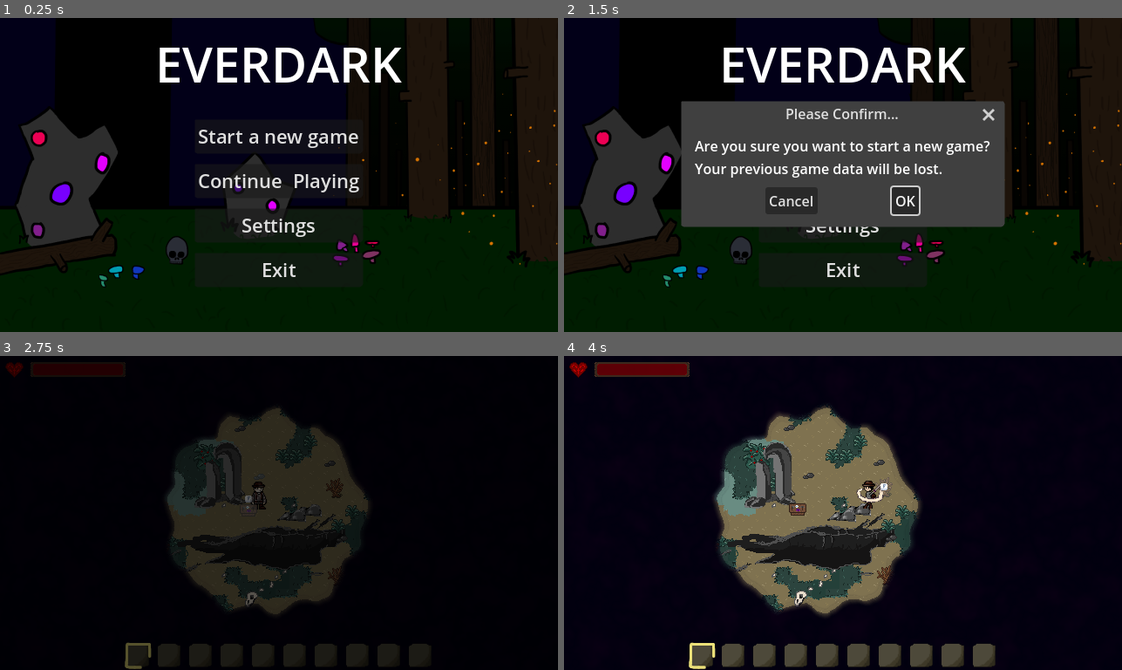
Above: before the commit, frames 1-4 (two rows, left to right).
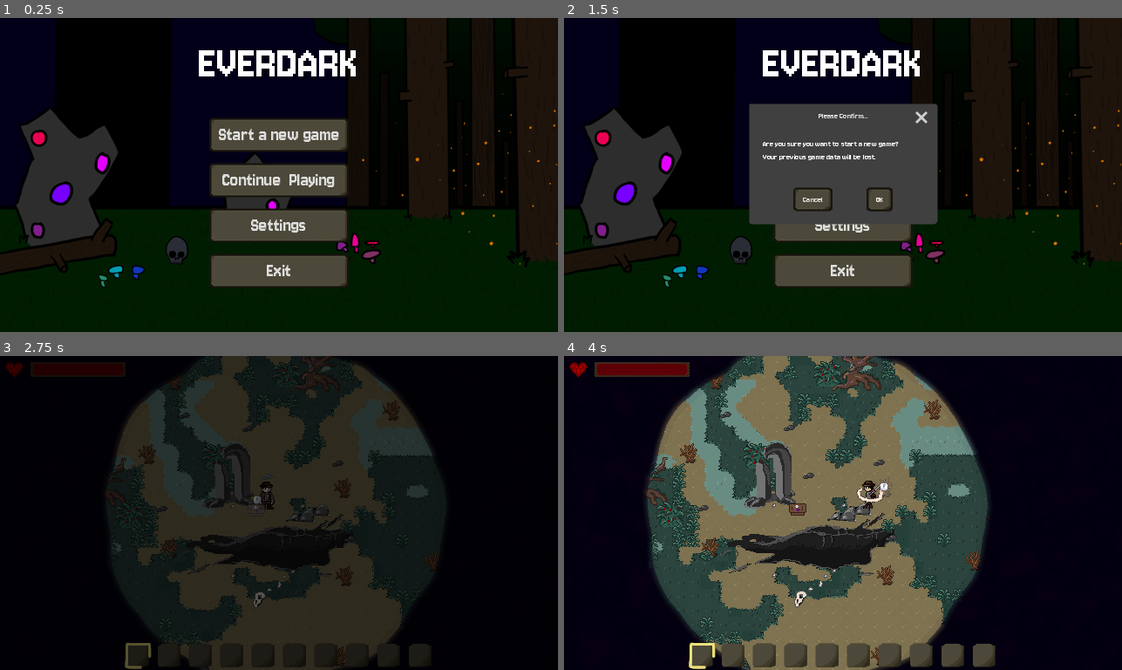
Above: after the commit, the same moments.

Repository: TimoRoggel/EverDark
Game: Godot game, scene res://UI/Main menu/main_menu.tscn
The game is run twice, just before and just after one commit, with the same random seed, the same clock (stepped at 60 frames per second) and the same inputs. The engine's default icon, where the game draws it, is replaced by a stand-in: a white triangle on a blue panel in a dark square. Sound files missing from this copy of the repository are replaced by a short silence.
Inputs (mouse positions are in pixels of both pictures, inside the frame that each line leads up to):
- Up to frame 1 (0.25 s): no input
- Up to frame 2 (1.5 s): click "Start a new game" at 0.5 s; click "Start a new game" at 1.25 s
- Up to frame 3 (2.75 s): click "OK" at 2 s
- Up to frame 4 (4 s): tap Enter at 2.75 s; move the mouse to (965, 497) at 2.77 s; hold D (right) 2.78-3.5 s; tap R (eat) at 2.85 s; click (965, 497) at 2.92 s; drag from (731, 528) to (658, 569) at 3.52 s

The runs differ from the first frame. In frame 1, 12% of the frame differs, in the area x 28-73%, y 9-86%; in frame 2, 19%; in frame 3, 29%; in frame 4, 32%, in the area x 14-77%, y 0-100%.

Commit message:
custom theme & multiple lumin sizes

Diff:
--- a/data/items.csv
+++ b/data/items.csv
@@ -1,30 +1,30 @@
 "id","name","icon","stack_size","glows","weapon_id","absorbtion"
-"0","Lumin","uid://dohxaqpdlgg4q","4","TRUE","-1","0"
-"1","VOID Core","uid://cqjwqvliyrbnj","4","FALSE","-1","0"
-"2","Potion","uid://dqeli233y0xto","4","FALSE","-1","5"
+"0","Lumin","uid://dohxaqpdlgg4q","99","TRUE","-1","0"
+"1","VOID Core","uid://cqjwqvliyrbnj","99","FALSE","-1","0"
+"2","Potion","uid://dqeli233y0xto","99","FALSE","-1","5"
 "3","Crafting Table","uid://c3jgcwc5lwenq","1","FALSE","-1","0"
 "4","Chest","uid://dh0rj8oyd78hu","4","FALSE","-1","0"
-"5","Wood","uid://bsrq010lr57bc","48","FALSE","-1","0"
-"6","Stone","uid://dwxyfmkp726u7","48","FALSE","-1","0"
+"5","Wood","uid://bsrq010lr57bc","99","FALSE","-1","0"
+"6","Stone","uid://dwxyfmkp726u7","99","FALSE","-1","0"
 "7","Wooden Sword","uid://dx4q2nkf6x57p","1","FALSE","2","0"
 "8","Stone Sword","uid://ddx07mui5yjk0","1","FALSE","3","0"
 "9","Core Sword","uid://dj2kfnwydwrdq","1","FALSE","4","0"
 "10","Lumin Sword","uid://bwbxdnq4ll3l0","1","FALSE","5","0"
 "11","Berry Sword","uid://b7io5eh47ac2n","1","FALSE","6","0"
-"12","Berry","uid://b3qffcbptf7xa","48","FALSE","-1","1.5"
+"12","Berry","uid://b3qffcbptf7xa","99","FALSE","-1","1.5"
 "13","Wooden Pickaxe","uid://7dl1c07hyal5","1","FALSE","7","0"
 "14","Stone Pickaxe","uid://db1iaxx6dkxjv","1","FALSE","8","0"
 "15","Berry Pickaxe","uid://bo0257oboexkm","1","FALSE","9","0"
 "16","Core Pickaxe","uid://dxir3dw6evcew","1","FALSE","10","0"
 "17","Lumin Pickaxe","uid://c6m8blirltyx1","1","FALSE","11","0"
-"18","Stick","uid://c48opgvn3qtrd","48","FALSE","-1","0"
-"19","Metal","uid://cune55cihqvqf","48","FALSE","-1","0"
+"18","Stick","uid://c48opgvn3qtrd","99","FALSE","-1","0"
+"19","Metal","uid://cune55cihqvqf","99","FALSE","-1","0"
 "20","Wooden Axe","uid://c4khjnwlwgifd","1","FALSE","13","0"
-"21","Mushroom","uid://dfvs0wpuc8hfo","48","FALSE","-1","-0.5"
-"22","Cooked Mushroom","uid://nqobfr2xlpyp","48","FALSE","-1","3.5"
-"23","Cooked Berry","uid://dmsilqo4y6ub7","48","FALSE","-1","2.5"
-"24","Lantern","uid://c1rrqy3tv0j7k","48","TRUE","-1","0"
-"25","Torch","uid://ch07vuwi57jgj","48","TRUE","-1","0"
+"21","Mushroom","uid://dfvs0wpuc8hfo","99","FALSE","-1","-0.5"
+"22","Cooked Mushroom","uid://nqobfr2xlpyp","99","FALSE","-1","3.5"
+"23","Cooked Berry","uid://dmsilqo4y6ub7","99","FALSE","-1","2.5"
+"24","Lantern","uid://c1rrqy3tv0j7k","99","TRUE","-1","0"
+"25","Torch","uid://ch07vuwi57jgj","99","TRUE","-1","0"
 "26","Campfire","uid://br20pb2w1oq8m","1","FALSE","-1","0"
 "27","Stone Axe","uid://dbdy0x5ndbpfn","1","FALSE","14","0"
 "28","Core Axe","uid://c2gkjomum4uny","1","FALSE","15","0"
--- a/data/recipes.csv
+++ b/data/recipes.csv
@@ -1,23 +1,23 @@
-"id","name","rewards","costs","category"
-"0","wooden core","[1]","[5;5;5;5]","misc"
-"1","lumin","[0]","[]","misc"
-"2","potion","[2]","[12;12;22]","misc"
-"3","crafting table","[3]","[5;5;5;5;5;6;6;6;6;6]","buildings"
-"4","chest","[4]","[5;5;5;5;5;5;5;5;5;5;19;19]","buildings"
-"5","Wooden Sword","[7]","[18;18;18;18;18]","weapons"
-"6","Stone Sword","[8]","[7;5;5;5;6;6;6;6;6]","weapons"
-"7","Core Sword","[9]","[8;1;1;1;1;1;19;19;19;19;19;5;5;5]","weapons"
-"8","Lumin Sword","[10]","[9;0;0;0;0;0;0;0;1;1;1;19;19;19;19;19]","weapons"
-"9","Berry Sword","[11]","[8;12;12;12;12;12;12;12;12;12;12]","weapons"
-"10","Wooden Pickaxe","[13]","[18;18;18;18;18]","tools"
-"11","Stone Pickaxe","[14]","[13;5;5;5;6;6;6;6;6]","tools"
-"12","Core Pickaxe","[16]","[14;1;1;1;1;1;19;19;19;19;19;5;5;5]","tools"
-"13","Lumin Pickaxe","[17]","[16;0;0;0;0;0;0;0;1;1;1;19;19;19;19;19]","tools"
-"14","Berry Pickaxe","[15]","[14;12;12;12;12;12;12;12;12;12;12]","tools"
-"15","Wooden Axe","[20]","[18;18;18;18;18]","tools"
-"16","Campfire","[26]","[18;18;18;6;6;6;6;6]","buildings"
-"17","Torch","[25]","[0;5]","tools"
-"18","Lantern","[24]","[0;0;19;19]","tools"
-"19","Stone Axe","[27]","[20;5;5;5;6;6;6;6;6]","tools"
-"20","Core Axe","[28]","[27;1;1;1;1;1;19;19;19;19;19;5;5;5]","tools"
-"21","Lumin Axe","[29]","[28;0;0;0;0;0;0;0;1;1;1;19;19;19;19;19]","tools"
+"id","name","rewards","costs","category","visible"
+"0","wooden core","[1]","[5;5;5;5]","misc","FALSE"
+"1","lumin","[0]","[]","misc","FALSE"
+"2","potion","[2]","[12;12;22]","misc","TRUE"
+"3","crafting table","[3]","[5;5;5;5;5;6;6;6;6;6]","buildings","TRUE"
+"4","chest","[4]","[5;5;5;5;5;5;5;5;5;5;19;19]","buildings","TRUE"
+"5","Wooden Sword","[7]","[18;18;18;18;18]","weapons","TRUE"
+"6","Stone Sword","[8]","[7;5;5;5;6;6;6;6;6]","weapons","TRUE"
+"7","Core Sword","[9]","[8;1;1;1;1;1;19;19;19;19;19;5;5;5]","weapons","TRUE"
+"8","Lumin Sword","[10]","[9;0;0;0;0;0;0;0;1;1;1;19;19;19;19;19]","weapons","TRUE"
+"9","Berry Sword","[11]","[8;12;12;12;12;12;12;12;12;12;12]","weapons","FALSE"
+"10","Wooden Pickaxe","[13]","[18;18;18;18;18]","tools","TRUE"
+"11","Stone Pickaxe","[14]","[13;5;5;5;6;6;6;6;6]","tools","TRUE"
+"12","Core Pickaxe","[16]","[14;1;1;1;1;1;19;19;19;19;19;5;5;5]","tools","TRUE"
+"13","Lumin Pickaxe","[17]","[16;0;0;0;0;0;0;0;1;1;1;19;19;19;19;19]","tools","TRUE"
+"14","Berry Pickaxe","[15]","[14;12;12;12;12;12;12;12;12;12;12]","tools","FALSE"
+"15","Wooden Axe","[20]","[18;18;18;18;18]","tools","TRUE"
+"16","Campfire","[26]","[18;18;18;6;6;6;6;6]","buildings","TRUE"
+"17","Torch","[25]","[0;5]","misc","TRUE"
+"18","Lantern","[24]","[0;0;19;19]","misc","TRUE"
+"19","Stone Axe","[27]","[20;5;5;5;6;6;6;6;6]","tools","TRUE"
+"20","Core Axe","[28]","[27;1;1;1;1;1;19;19;19;19;19;5;5;5]","tools","TRUE"
+"21","Lumin Axe","[29]","[28;0;0;0;0;0;0;0;1;1;1;19;19;19;19;19]","tools","TRUE"
--- a/project.godot
+++ b/project.godot
@@ -37,6 +37,10 @@
 [editor_plugins]
 
 enabled=PackedStringArray("res://addons/YATI/plugin.cfg", "res://addons/sync_spreadsheets/plugin.cfg")
+
+[gui]
+
+theme/custom="uid://cs2viwcjg8kjc"
 
 [input]
 
--- /dev/null
+++ b/resources/everdark_theme.tres
@@ -0,0 +1,52 @@
+[gd_resource type="Theme" load_steps=8 format=3 uid="uid://cs2viwcjg8kjc"]
+
+[ext_resource type="Texture2D" uid="uid://b7nbmvh5aw3xl" path="res://map/Art Assets/Player HUD/40x15_button.png" id="1_rr8nu"]
+[ext_resource type="Texture2D" uid="uid://bgi4e4frlesu5" path="res://map/Art Assets/Player HUD/40x15_button_hover.png" id="2_sk18p"]
+[ext_resource type="FontFile" uid="uid://bde85ifgt4hjt" path="res://resources/Jersey10-Regular.ttf" id="3_k05fi"]
+
+[sub_resource type="StyleBoxTexture" id="StyleBoxTexture_ra07v"]
+texture = ExtResource("1_rr8nu")
+texture_margin_left = 11.0
+texture_margin_top = 8.0
+texture_margin_right = 11.0
+texture_margin_bottom = 8.0
+axis_stretch_horizontal = 1
+axis_stretch_vertical = 1
+modulate_color = Color(1, 1, 1, 0.259)
+
+[sub_resource type="StyleBoxTexture" id="StyleBoxTexture_ipap1"]
+texture = ExtResource("1_rr8nu")
+texture_margin_left = 11.0
+texture_margin_top = 8.0
+texture_margin_right = 11.0
+texture_margin_bottom = 8.0
+axis_stretch_horizontal = 1
+axis_stretch_vertical = 1
+
+[sub_resource type="StyleBoxTexture" id="StyleBoxTexture_hnh4b"]
+texture = ExtResource("2_sk18p")
+texture_margin_left = 11.0
+texture_margin_top = 8.0
+texture_margin_right = 11.0
+texture_margin_bottom = 8.0
+axis_stretch_horizontal = 1
+axis_stretch_vertical = 1
+
+[sub_resource type="StyleBoxTexture" id="StyleBoxTexture_bl4wd"]
+texture = ExtResource("1_rr8nu")
+texture_margin_left = 11.0
+texture_margin_top = 8.0
+texture_margin_right = 11.0
+texture_margin_bottom = 8.0
+axis_stretch_horizontal = 1
+axis_stretch_vertical = 1
+modulate_color = Color(0.5, 0.5, 0.5, 1)
+
+[resource]
+default_font = ExtResource("3_k05fi")
+default_font_size = 10
+Button/styles/disabled = SubResource("StyleBoxTexture_ra07v")
+Button/styles/focus = SubResource("StyleBoxTexture_ipap1")
+Button/styles/hover = SubResource("StyleBoxTexture_hnh4b")
+Button/styles/normal = SubResource("StyleBoxTexture_ipap1")
+Button/styles/pressed = SubResource("StyleBoxTexture_bl4wd")
--- a/scenes/characters/player.tscn
+++ b/scenes/characters/player.tscn
@@ -30,7 +30,6 @@
 [ext_resource type="AudioStream" uid="uid://c2fcwwwc5bq55" path="res://audio/sounds/player/footstep_1.wav" id="17_6aj6e"]
 [ext_resource type="Script" uid="uid://c0jl7340jmrnc" path="res://scripts/components/block_component.gd" id="17_d6tgn"]
 [ext_resource type="PackedScene" uid="uid://bn1esnd74d0hh" path="res://UI/Pause Menu/pause_menu.tscn" id="18_d6tgn"]
-[ext_resource type="Script" uid="uid://chbvt1cpvl4ve" path="res://scripts/components/lumin_placement_component.gd" id="18_kmyvj"]
 [ext_resource type="AudioStream" uid="uid://b0tn0m1wkqfie" path="res://audio/sounds/player/footstep_2.wav" id="18_n7k00"]
 [ext_resource type="Script" path="res://scripts/components/knockback_component.gd" id="19_inhyd"]
 [ext_resource type="AudioStream" uid="uid://honhvb0mlhjk" path="res://audio/sounds/player/footstep_3.wav" id="19_lnpl6"]
@@ -676,9 +675,6 @@
 damaging_flags = 3
 metadata/_custom_type_script = "uid://byhtuq8lov8xm"
 
-[node name="lumin_placement" type="Node2D" parent="components"]
-script = ExtResource("18_kmyvj")
-
 [node name="build_component" type="Node2D" parent="components" node_paths=PackedStringArray("hotbar_container")]
 script = ExtResource("35_5bn3a")
 hotbar_container = NodePath("../../CanvasLayer/hotbar")
--- a/scripts/components/build_component.gd
+++ b/scripts/components/build_component.gd
@@ -1,4 +1,6 @@
 class_name BuildComponent extends Component
+
+const MIN_DISTANCE: float = 40.0
 
 @export var hotbar_container : HBoxContainer
 
@@ -10,11 +12,14 @@
 var input: InputComponent = null
 var inventory: InventoryComponent = null
 var current_positions: PackedVector2Array = []
+var current_lumin_positions: PackedVector2Array = []
+var lumin_player: RandomAudioStreamPlayer2D = null
 
 func _enter() -> void:
 	input = controller.get_component(InputComponent)
 	inventory = controller.get_component(InventoryComponent)
 	input.place.connect(place)
+	lumin_player = GameManager.create_audio_player(&"SFX", [preload("uid://dr6sn17qunu")], self)
 
 func _update(_delta: float) -> void:
 	pass
@@ -23,13 +28,17 @@
 	pass
 
 func place(at: Vector2) -> void:
-	var held_slot_item = inventory.held_item
-	if not held_slot_item:
+	var held_slot_item: int = inventory.held_item
+	if held_slot_item < 0:
 		return
-	if not inventory.has(held_slot_item):
+	if !inventory.has(held_slot_item):
 		return
-	if not inventory.is_placeable(held_slot_item):
-		return
+	if inventory.is_placeable(held_slot_item):
+		place_scene(at, held_slot_item)
+	else:
+		place_other(at, held_slot_item)
+
+func place_scene(at: Vector2, held_slot_item: int) -> void:
 	for coords in current_positions:
 		if coords.distance_to(at) < 1.0:
 			return
@@ -40,5 +49,27 @@
 	inventory.remove(held_slot_item)
 	hotbar_container.select_slot(hotbar_container.currently_selected_slot)
 
+func place_other(at: Vector2, held_slot_item: int) -> void:
+	match held_slot_item:
+		0:
+			use_lumin(at, held_slot_item, Generator.LUMIN_SIZE)
+		25:
+			use_lumin(at, held_slot_item, Generator.LUMIN_TORCH_SIZE)
+		24:
+			use_lumin(at, held_slot_item, Generator.LUMIN_LANTERN_SIZE)
+
 func refresh_held_item() -> void:
 	hotbar_container.select_slot(hotbar_container.currently_selected_slot)
+
+func use_lumin(at: Vector2, held_slot_item: int, size: float) -> void:
+	if !Generator.is_in_everdark(at):
+		return
+	for coords: Vector2 in current_lumin_positions:
+		if coords.distance_squared_to(at) < MIN_DISTANCE:
+			return
+	lumin_player.global_position = at
+	lumin_player.play_randomized()
+	Generator.lumin_positions.append(at)
+	Generator.lumin_sizes.append(size)
+	current_lumin_positions.append(at)
+	inventory.remove(held_slot_item)
--- a/scripts/components/everdark_compute_component.gd
+++ b/scripts/components/everdark_compute_component.gd
@@ -1,6 +1,4 @@
 class_name EverdarkComputeComponent extends Component
-
-const OFFSET: Vector2 = Vector2(160.0, 160.0)
 
 var everdark_material: ShaderMaterial = null
 var camera: Camera2D = null
@@ -13,36 +11,11 @@
 	updates_in_physics = false
 
 func _update(_delta: float) -> void:
-	var lumin_transforms: Array = get_lumin_transforms()
+	var lumin_transforms: Array = Generator.get_lumin_transforms()
 	everdark_material.set_shader_parameter("lumin_positions", lumin_transforms.map(func(t: Array) -> Vector2: return t[0]))
-	#everdark_material.set_shader_parameter("lumin_sizes", lumin_transforms.map(func(t: Array) -> float: return t[1]))
-	everdark_material.set_shader_parameter("lumin_count", min(64, Generator.lumin_positions.size()))
-	everdark_material.set_shader_parameter("player_position", Debug.to_screen(global_position) + OFFSET)
+	everdark_material.set_shader_parameter("lumin_sizes", lumin_transforms.map(func(t: Array) -> float: return t[1]))
+	everdark_material.set_shader_parameter("lumin_count", min(256, Generator.lumin_positions.size()))
+	everdark_material.set_shader_parameter("player_position", Debug.to_screen(global_position) + Generator.OFFSET)
 
 func _exit() -> void:
 	pass
-
-func get_lumin_transforms() -> Array:
-	var transforms: Array = []
-	var positions: Array = []
-	positions.append_array(Generator.lumin_positions)
-	var sizes: PackedFloat32Array = []
-	sizes.append(Generator.LUMIN_SIZE * 2.0)
-
-	for i: int in positions.size():
-		var pos: Vector2 = positions[i]
-		var size: float = Generator.LUMIN_SIZE
-		if sizes.size() > i:
-			size = sizes[i]
-		transforms.append([pos, size])
-
-	transforms.sort_custom(func(a: Array, b: Array) -> bool:
-		return a[0].distance_squared_to(camera.global_position) < b[0].distance_squared_to(camera.global_position)
-	)
-	transforms = transforms.map(func(a: Array) -> Array: return [Debug.to_screen(a[0]) + OFFSET, a[1]])
-
-	while transforms.size() < 64:
-		transforms.append([Vector2.ZERO, 0.0])
-	transforms.resize(64)
-
-	return transforms
--- a/scripts/components/everdark_damage_component.gd
+++ b/scripts/components/everdark_damage_component.gd
@@ -23,7 +23,6 @@
 var virus_timer: Timer = null
 var elapsed_time := 0.0
 var damage_player: RandomAudioStreamPlayer2D = null
-var distance_to_lumin: float = 0.0
 
 func _enter() -> void:
 	damage_player = GameManager.create_audio_player(&"SFX", damage_sounds, self)
@@ -32,8 +31,7 @@
 	if controller.death:
 		if controller.death.is_dead:
 			return
-		distance_to_lumin = get_closest_lumin_distance()
-		var in_everdark: bool = distance_to_lumin > Generator.LUMIN_SIZE
+		var in_everdark: bool = Generator.is_in_everdark(controller.global_position)
 		if in_everdark && virus_timer.is_stopped():
 			everdark_entered.emit(true)
 			virus_timer.start()
@@ -42,16 +40,6 @@
 
 func _exit() -> void:
 	pass
-
-func get_closest_lumin_distance() -> float:
-	var positions: Array = []
-	positions.append_array(Generator.lumin_positions)
-	positions.sort_custom(func(a: Vector2, b: Vector2) -> bool:
-		return a.distance_squared_to(controller.global_position) < b.distance_squared_to(controller.global_position)
-	)
-	if positions.size() <= 0.0:
-		return 9999.9
-	return controller.global_position.distance_to(positions[0])
 
 func create_virus_timer() -> void:
 	virusbar_setup.emit(total_time)
@@ -66,7 +54,7 @@
 
 func on_virus_timer_timeout() -> void:
 	# increasing or decreasing virusbar based on players postition
-	var in_everdark: bool = distance_to_lumin > Generator.LUMIN_SIZE
+	var in_everdark: bool = Generator.is_in_everdark(controller.global_position)
 	if in_everdark:
 		elapsed_time += virus_timer.wait_time
 	else:
@@ -79,7 +67,7 @@
 		virus_timer.stop()
 		if controller.health:
 			var just_hurt = false
-			while (distance_to_lumin > Generator.LUMIN_SIZE && !controller.death.is_dead): # blijft wws doorgaan na dood gaan
+			while (Generator.is_in_everdark(controller.global_position) && !controller.death.is_dead): # blijft wws doorgaan na dood gaan
 				if !just_hurt:
 					if damage_player:
 						damage_player.play_randomized()
--- a/scripts/components/lumin_placement_component.gd
+++ b/scripts/components/lumin_placement_component.gd
@@ -30,5 +30,6 @@
 	place_player.global_position = at
 	place_player.play_randomized()
 	Generator.lumin_positions.append(at)
+	Generator.lumin_sizes.append(Generator.LUMIN_SIZE)
 	current_lumin_positions.append(at)
 	inventory.remove(0)
--- a/scripts/globals/generator.gd
+++ b/scripts/globals/generator.gd
@@ -1,13 +1,57 @@
 extends Node
 
-const LUMIN_SIZE: float = 132.0
+const LUMIN_START_SIZE: float = 160.0
+const LUMIN_SIZE: float = 40.0
+const LUMIN_TORCH_SIZE: float = 70.0
+const LUMIN_LANTERN_SIZE: float = 120.0
+const OFFSET: Vector2 = Vector2(160.0, 160.0)
 
 var lumin_positions: PackedVector2Array = [Vector2(8,8)]
+var lumin_sizes: PackedFloat32Array = [LUMIN_START_SIZE]
 var game_seed: int = randi()
 
 func _ready() -> void:
 	SaveSystem.track("lumin_positions", get_lumin_positions, set_lumin_positions, [Vector2(8,8)])
+	SaveSystem.track("lumin_sizes", get_lumin_sizes, set_lumin_sizes, [LUMIN_START_SIZE])
 	SaveSystem.track("seed", get_seed, set_seed, randi())
+
+func get_lumin_transforms() -> Array:
+	var transforms: Array = []
+	var positions: Array = []
+	var camera: Camera2D = get_viewport().get_camera_2d()
+	positions.append_array(Generator.lumin_positions)
+
+	for i: int in positions.size():
+		var pos: Vector2 = positions[i]
+		var size: float = lumin_sizes[i]
+		transforms.append([pos, size])
+
+	transforms.sort_custom(func(a: Array, b: Array) -> bool:
+		return a[0].distance_squared_to(camera.global_position) < b[0].distance_squared_to(camera.global_position)
+	)
+	transforms = transforms.map(func(a: Array) -> Array: return [Debug.to_screen(a[0]) + OFFSET, a[1]])
+
+	while transforms.size() < 256:
+		transforms.append([Vector2.ZERO, 0.0])
+	transforms.resize(256)
+
+	return transforms
+
+func is_in_everdark(position: Vector2) -> bool:
+	var closest_edge: float = INF
+
+	for i: int in Generator.lumin_positions.size():
+		var center: Vector2 = Generator.lumin_positions[i]
+		var size: float = Generator.lumin_sizes[i] + 40.0
+		if size <= 0.0:
+			continue
+
+		var center_dist: float = position.distance_to(center)
+		var edge_dist: float = center_dist - size
+
+		if edge_dist < closest_edge:
+			closest_edge = edge_dist
+	return closest_edge > 0.0
 
 func get_lumin_positions() -> PackedVector2Array:
 	return lumin_positions
@@ -15,6 +59,12 @@
 func set_lumin_positions(new_lumin_positions: PackedVector2Array) -> void:
 	lumin_positions = new_lumin_positions
 
+func get_lumin_sizes() -> PackedFloat32Array:
+	return lumin_sizes
+
+func set_lumin_sizes(new_lumin_sizes: PackedFloat32Array) -> void:
+	lumin_sizes = new_lumin_sizes
+
 func get_seed() -> int:
 	return game_seed
 
--- a/shaders/everdark_overlay.gdshader
+++ b/shaders/everdark_overlay.gdshader
@@ -12,7 +12,8 @@
 uniform float palette_speed = 0.1;
 
 uniform sampler2D noise_tex: repeat_enable;
-uniform vec2[64] lumin_positions;
+uniform vec2[256] lumin_positions;
+uniform float[256] lumin_sizes;
 uniform vec2 player_position;
 uniform int lumin_count;
 
@@ -38,19 +39,34 @@
 	vec2 current_pos = uv * tex_size;
 
 	float player_distance = distance(current_pos, player_position);
-	float min_distance = 9999.0;
+
+	float min_edge_distance = 1e7;
 	vec2 hole_center = vec2(0.0);
+	float selected_size = 0.0;
 
 	for (int i = 0; i < lumin_count; i++) {
 		vec2 pos = lumin_positions[i];
-		float current_distance = distance(current_pos, pos);
-		if (current_distance < min_distance) {
-			min_distance = current_distance;
+		float size = lumin_sizes[i];
+
+		float center_dist = distance(current_pos, pos);
+		float edge_dist = center_dist - size;
+
+		if (edge_dist < min_edge_distance) {
+			min_edge_distance = edge_dist;
 			hole_center = pos;
+			selected_size = size;
 		}
 	}
 
-	vec2 dir_to_center = normalize((hole_center - tex_size * 0.5));
+	float dist_adjusted = max(min_edge_distance, 0.0);
+
+	vec2 dir_to_center = hole_center - tex_size * 0.5;
+	float d = length(dir_to_center);
+	if (d > 0.0001) {
+		dir_to_center /= d;
+	} else {
+		dir_to_center = vec2(0.0);
+	}
 
 	vec2 noise_uv = normalize(hole_center - current_pos) * 2.0 + dir_to_center * TIME * everdark_scroll_speed;
 
@@ -60,20 +76,20 @@
 	float noise_val = texture(noise_tex, noise_uv).r;
 
 	float player_alpha = smoothstep(player_circle_start, player_circle_end, player_distance + noise_val * 30.0);
-	float lumin_alpha = smoothstep(lumin_circle_start, lumin_circle_end, min_distance + noise_val * 60.0);
+
+	float lumin_alpha = smoothstep(lumin_circle_start, lumin_circle_end, dist_adjusted + noise_val * 30.0);
 
 	if (player_alpha >= 0.5 && lumin_alpha >= 0.5) {
 		return min(player_alpha, lumin_alpha);
 	}
 
-	if (player_alpha < 0.1 || lumin_alpha < 0.1) {
+    if (player_alpha < 0.1 || lumin_alpha < 0.1) {
 		return min(player_alpha, lumin_alpha);
 	}
 
 	return smoothstep(player_alpha, lumin_alpha, 0.9);
 }
 
-
 void fragment() {
 	weirdify(UV, TEXTURE, COLOR);
 	COLOR.a = get_alpha(UV, TEXTURE, TEXTURE_PIXEL_SIZE);
--- a/shaders/materials/everdark_overlay_material.tres
+++ b/shaders/materials/everdark_overlay_material.tres
@@ -34,6 +34,7 @@
 shader_parameter/palette_speed = 0.01
 shader_parameter/noise_tex = SubResource("NoiseTexture2D_3ocii")
 shader_parameter/lumin_positions = PackedVector2Array(480, 340, 0, 0, 0, 0, 0, 0, 0, 0, 0, 0, 0, 0, 0, 0, 0, 0, 0, 0, 0 …(322 unchanged characters)…
+shader_parameter/lumin_sizes = PackedFloat32Array(0, 0, 0, 0, 0, 0, 0, 0, 0, 0, 0, 0, 0, 0, 0, 0, 0, 0, 0, 0, 0, 0, 0, 0, 0, 0, 0, 0, 0, 0, 0, 0, 0, 0, 0, 0, 0, 0, 0, 0, 0, 0, 0, 0, 0, 0, 0, 0, 0, 0, 0, 0, 0, 0, 0, 0, 0, 0, 0, 0, 0, 0, 0, 0, 0, 0, 0, 0, 0, 0, 0, 0, 0, 0, 0, 0, 0, 0, 0, 0, 0, 0, 0, 0, 0, 0, 0, 0, 0, 0, 0, 0, 0, 0, 0, 0, 0, 0, 0, 0, 0, 0, 0, 0, 0, 0, 0, 0, 0, 0, 0, 0, 0, 0, 0, 0, 0, 0, 0, 0, 0, 0, 0, 0, 0, 0, 0, 0, 0, 0, 0, 0, 0, 0, 0, 0, 0, 0, 0, 0, 0, 0, 0, 0, 0, 0, 0, 0, 0, 0, 0, 0, 0, 0, 0, 0, 0, 0, 0, 0, 0, 0, 0, 0, 0, 0, 0, 0, 0, 0, 0, 0, 0, 0, 0, 0, 0, 0, 0, 0, 0, 0, 0, 0, 0, 0, 0, 0, 0, 0, 0, 0, 0, 0, 0, 0, 0, 0, 0, 0, 0, 0, 0, 0, 0, 0, 0, 0, 0, 0, 0, 0, 0, 0, 0, 0, 0, 0, 0, 0, 0, 0, 0, 0, 0, 0, 0, 0, 0, 0, 0, 0, 0, 0, 0, 0, 0, 0, 0, 0, 0, 0, 0, 0, 0, 0, 0, 0, 0, 0, 0, 0, 0, 0, 0, 0)
 shader_parameter/player_position = Vector2(0, 0)
 shader_parameter/lumin_count = 1
 shader_parameter/player_circle_start = 30.0
Binary file added: map/Art Assets/Player HUD/184x130_upgrade_HUD.png
Not shown, added: map/Art Assets/Player HUD/184x130_upgrade_HUD.png.import
Binary file changed: map/Art Assets/Player HUD/192x96_inventory_HUD_01.png
Binary file added: map/Art Assets/Player HUD/32x32_singlehotbar_item.png
Not shown, added: map/Art Assets/Player HUD/32x32_singlehotbar_item.png.import
Binary file added: map/Art Assets/Player HUD/40x15_button.png
Not shown, added: map/Art Assets/Player HUD/40x15_button.png.import
Binary file added: map/Art Assets/Player HUD/40x15_button_hover.png
Not shown, added: map/Art Assets/Player HUD/40x15_button_hover.png.import
Binary file added: resources/Jersey10-Regular.ttf
Not shown, added: resources/Jersey10-Regular.ttf.import
Not shown: 1 places in scenes/characters/player.tscn that only renumber resources
